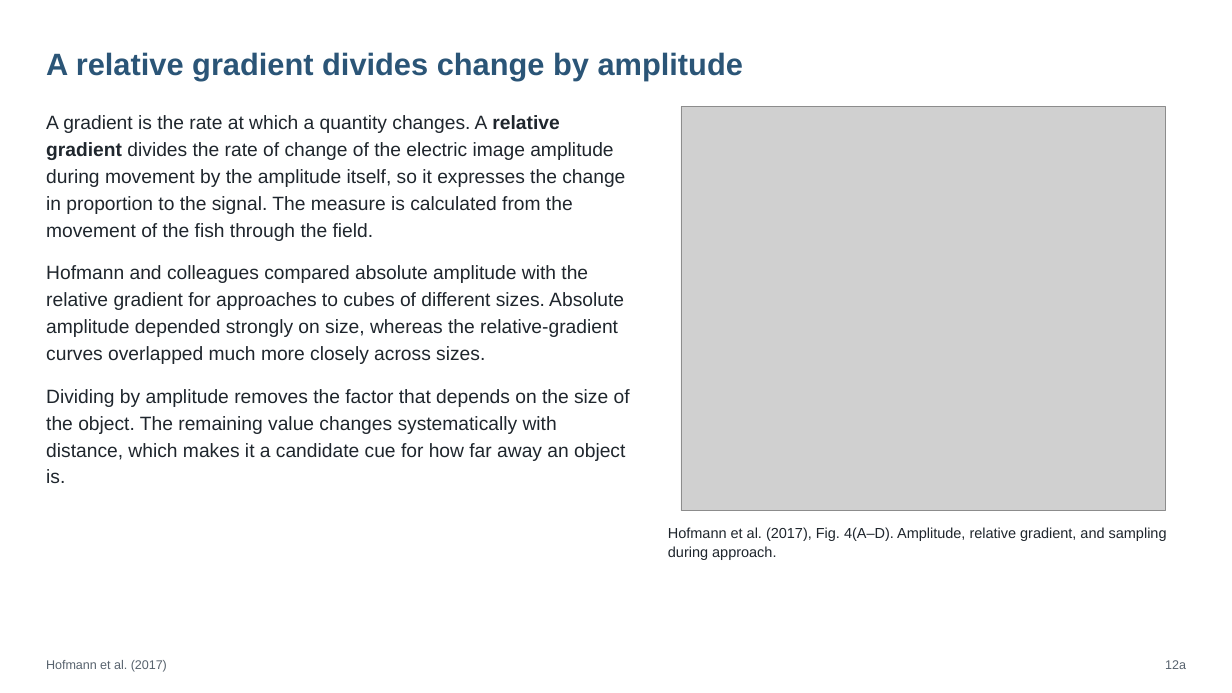
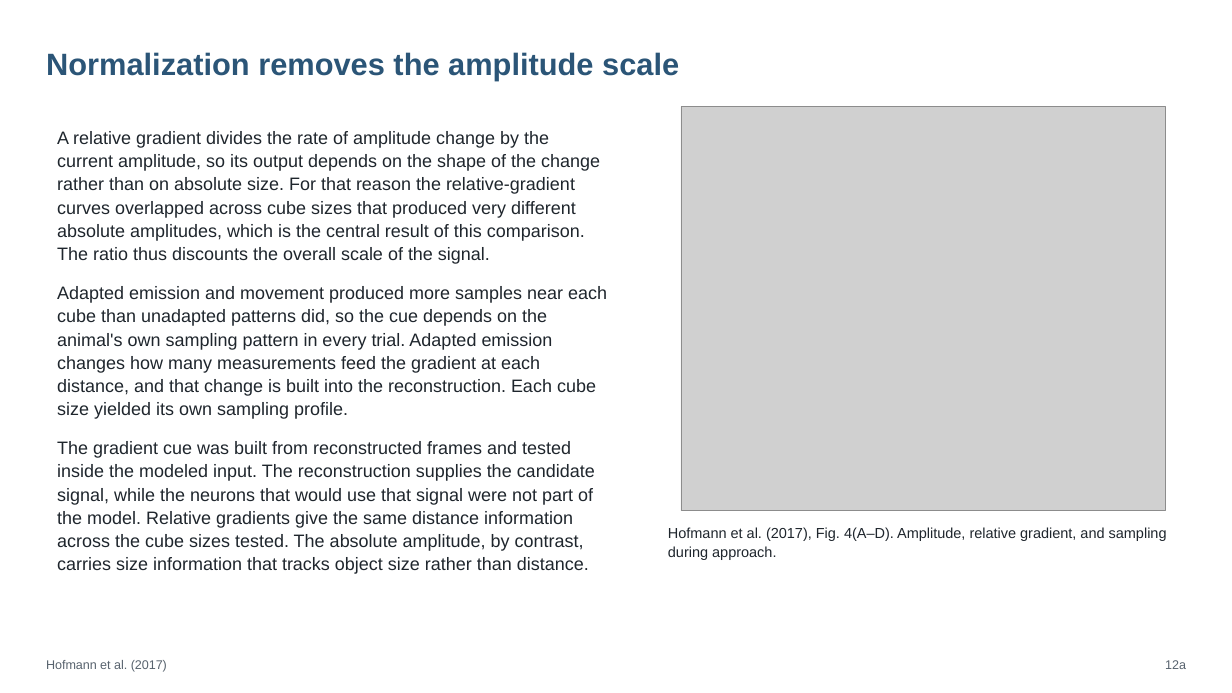
Before and after one commit to jordanxxlopez/NEUROETHOLOGY, a slide deck: slide 16 of scaffolded/Neuroethology_Lecture21_FA2026_SCAFFOLDED.pptx (slide 17 before the commit). Drawn at 1232x693 pixels with LibreOffice and Linux fonts; fonts in the diff are those of the drawing; grey boxes stand for pictures. Boxes give left, top, right and bottom in pixels: in the first picture for what was removed or moved away, otherwise in the second. Text is boxed around its words. In the diff, an @@ line names an element or a change of style, - is before the commit and + after.

```diff
--- a/scaffolded/Neuroethology_Lecture21_FA2026_SCAFFOLDED.pptx
+++ b/scaffolded/Neuroethology_Lecture21_FA2026_SCAFFOLDED.pptx
@@ text at box(46, 52, 679, 81): text changed @@
-A relative gradient divides change by amplitude
+Normalization removes the amplitude scale
@@ text at box(57, 131, 607, 574): text changed; size 15 to 14 pt @@
-A gradient is the rate at which a quantity changes. A relative gradient divides the rate of change of the electric image amplitude during movement by the amplitude itself, so it expresses the change in proportion to the signal. The measure is calculated from the movement of the fish through the field.
-Hofmann and colleagues compared absolute amplitude with the relative gradient for approaches to cubes of different sizes. Absolute amplitude depended strongly on size, whereas the relative-gradient curves overlapped much more closely across sizes.
-Dividing by amplitude removes the factor that depends on the size of the object. The remaining value changes systematically with distance, which makes it a candidate cue for how far away an object is.
+A relative gradient divides the rate of amplitude change by the current amplitude, so its output depends on the shape of the change rather than on absolute size. For that reason the relative-gradient curves overlapped across cube sizes that produced very different absolute amplitudes, which is the central result of this comparison. The ratio thus discounts the overall scale of the signal.
+Adapted emission and movement produced more samples near each cube than unadapted patterns did, so the cue depends on the animal's own sampling pattern in every trial. Adapted emission changes how many measurements feed the gradient at each distance, and that change is built into the reconstruction. Each cube size yielded its own sampling profile.
+The gradient cue was built from reconstructed frames and tested inside the modeled input. The reconstruction supplies the candidate signal, while the neurons that would use that signal were not part of the model. Relative gradients give the same distance information across the cube sizes tested. The absolute amplitude, by contrast, carries size information that tracks object size rather than distance.
```
Also in this commit, not shown: 53 other slides changed, 4 slides added, 4 slides removed, 4 other files.
